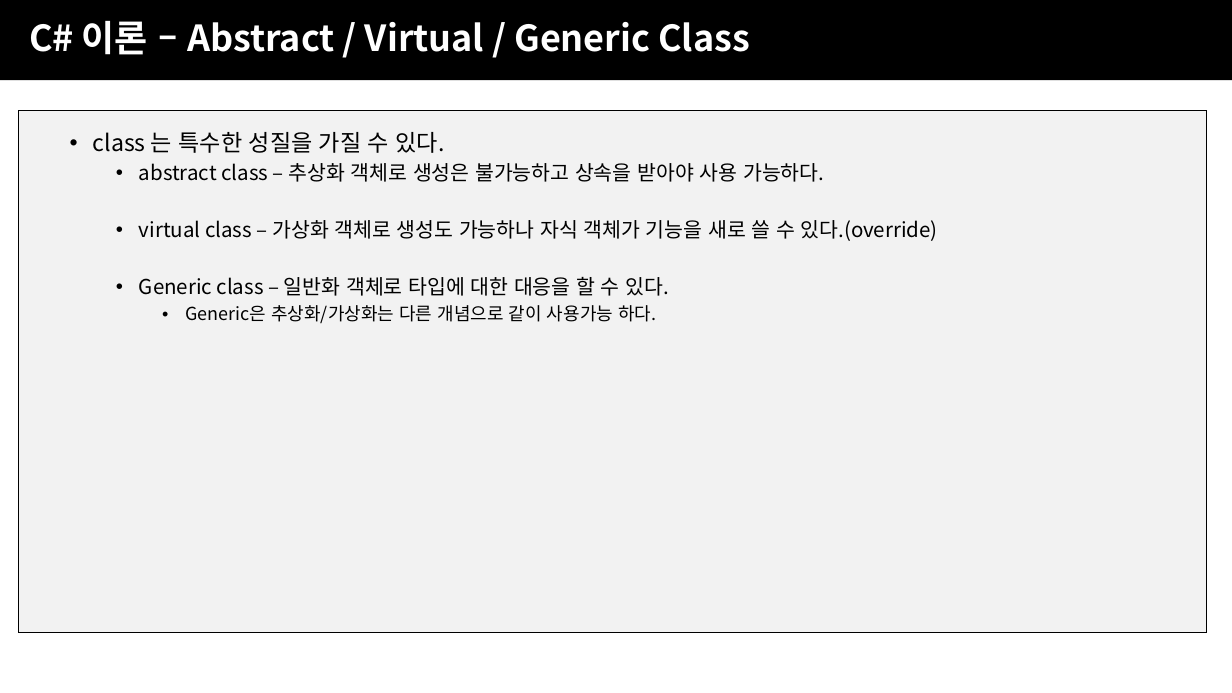
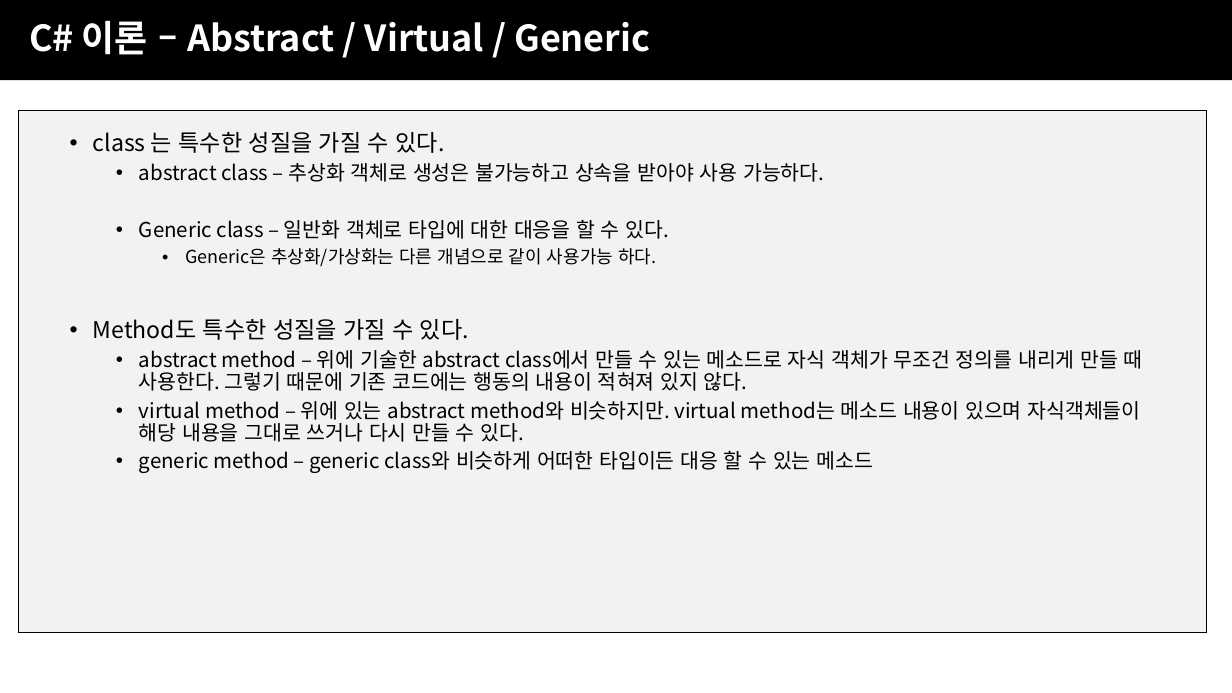
Before and after one commit to JJaery/SBSGameAcademy3, a slide deck: slide 64 of 2주차/SBS게임아카데미_UNITY주말4개월_2주차.pptx (slide 55 before the commit). Drawn at 1232x693 pixels with LibreOffice and Linux fonts; fonts in the diff are those of the drawing; background and template pictures are left out. Boxes give left, top, right and bottom in pixels: in the first picture for what was removed or moved away, otherwise in the second. Text is boxed around its words. In the diff, an @@ line names an element or a change of style, - is before the commit and + after.

```diff
--- a/2주차/SBS게임아카데미_UNITY주말4개월_2주차.pptx
+++ b/2주차/SBS게임아카데미_UNITY주말4개월_2주차.pptx
@@ text at (29, 21, 650, 55): text changed @@
-C# 이론 – Abstract / Virtual / Generic Class
+C# 이론 – Abstract / Virtual / Generic
@@ text at (139, 220, 938, 241): paragraph removed @@
-  • virtual class – 가상화 객체로 생성도 가능하나 자식 객체가 기능을 새로 쓸 수 있다.(override)
@@ text at (93, 319, 1143, 473): paragraphs added @@
+• Method도 특수한 성질을 가질 수 있다.
+  • abstract method – 위에 기술한 abstract class에서 만들 수 있는 메소드로 자식 객체가 무조건 정의를 내리게 만들 때 사용한다. 그렇기 때문에 기존 코드에는 행동의 내용이 적혀져 있지 않다.
+  • virtual method – 위에 있는 abstract method와 비슷하지만. virtual method는 메소드 내용이 있으며 자식객체들이 해당 내용을 그대로 쓰거나 다시 만들 수 있다.
+  • generic method – generic class와 비슷하게 어떠한 타입이든 대응 할 수 있는 메소드
```
Also in this commit, not shown: 18 other slides changed, 9 slides added.
